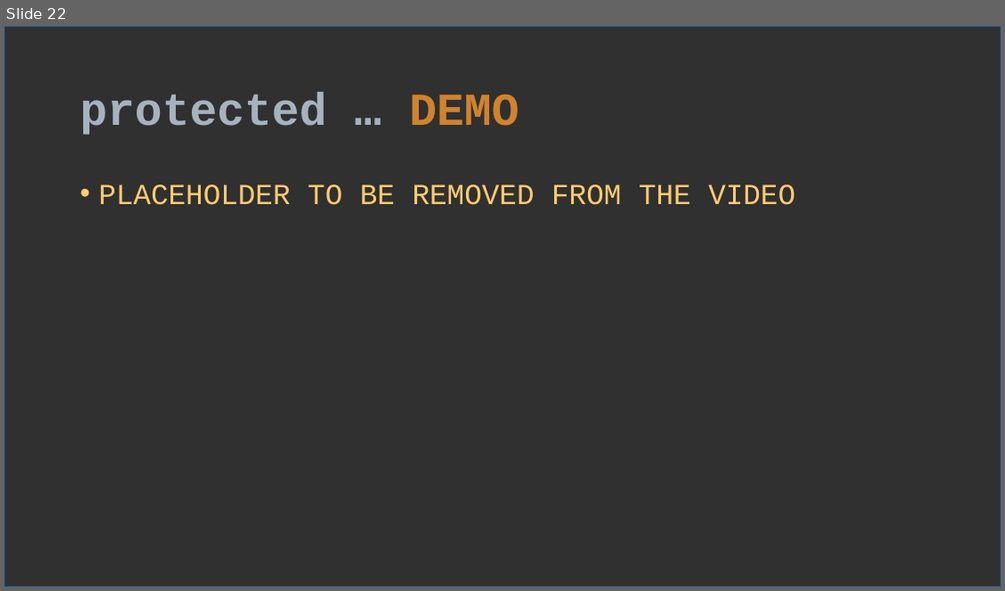
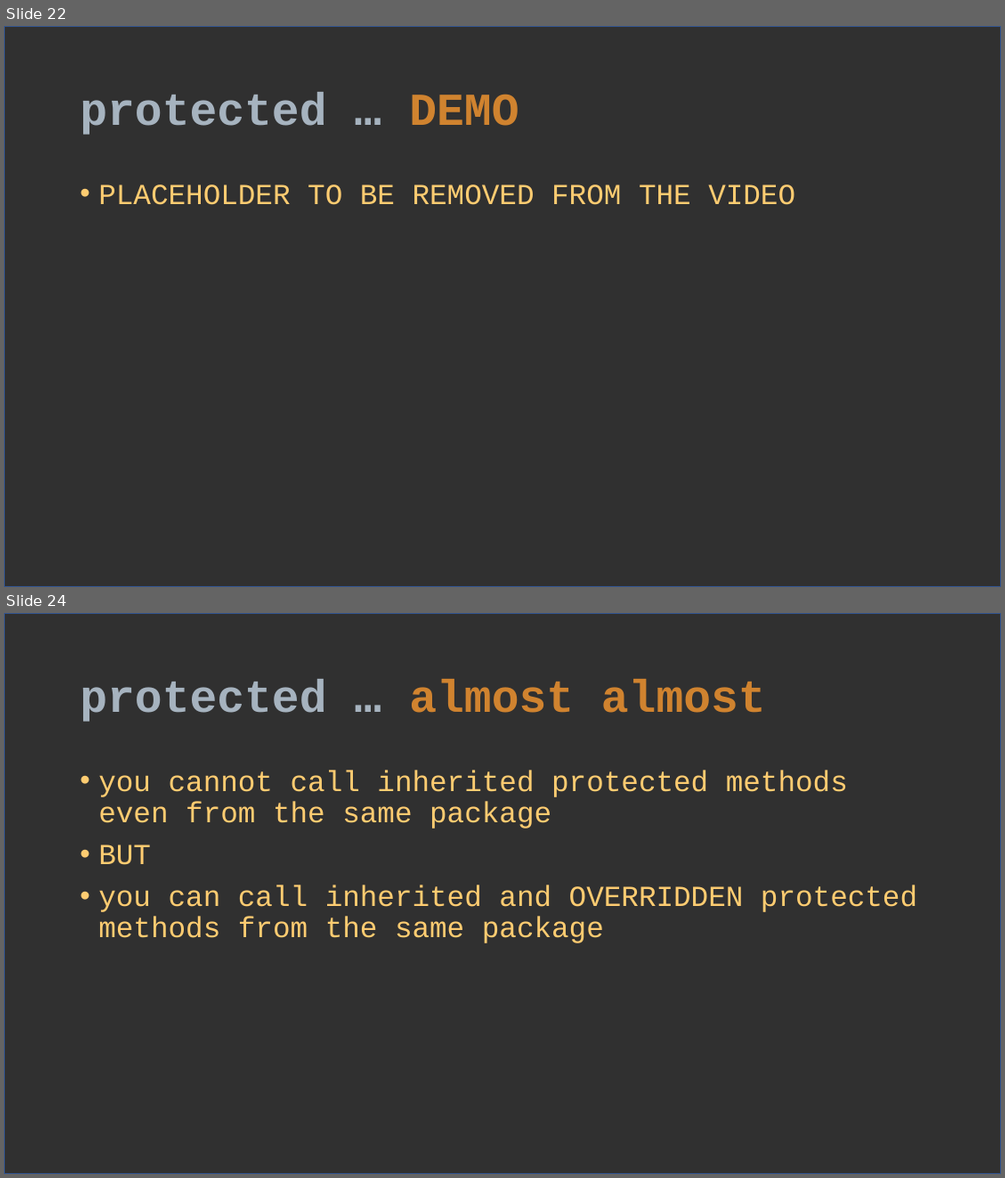
Before and after one commit to verhas/BLOG, a slide deck: access_modifiers/acess_modifiers.pptx. Shown one above the other, each under a label of ours: slide 22 before the commit, slides 22 and 24 after it; the slides between them are not shown. The pictures are 1005x591 and 1005x1178 pixels, drawn with LibreOffice and Linux fonts; fonts in the diff are those of the drawing. Boxes give left, top, right and bottom in pixels: in the first picture for what was removed or moved away, otherwise in the second. Text is boxed around its words. In the diff, an @@ line names an element or a change of style, - is before the commit and + after.

```diff
--- a/access_modifiers/acess_modifiers.pptx
+++ b/access_modifiers/acess_modifiers.pptx
@@ slide 24 added at (4,613,1001,1174), background #404040; not listed: 1 template element that a slide beside it also shows @@
@@ title added at (80,679,766,722), 44 pt, text #D0832F, bold @@
+protected … almost almost
@@ text added at (98,770,917,943), 28 pt, text #FECC71 @@
+• you cannot call inherited protected methods even from the same package
+• BUT
+• you can call inherited and OVERRIDDEN protected methods from the same package
```
Also in this commit, not shown: 2 slides changed, 10 other slides added.
